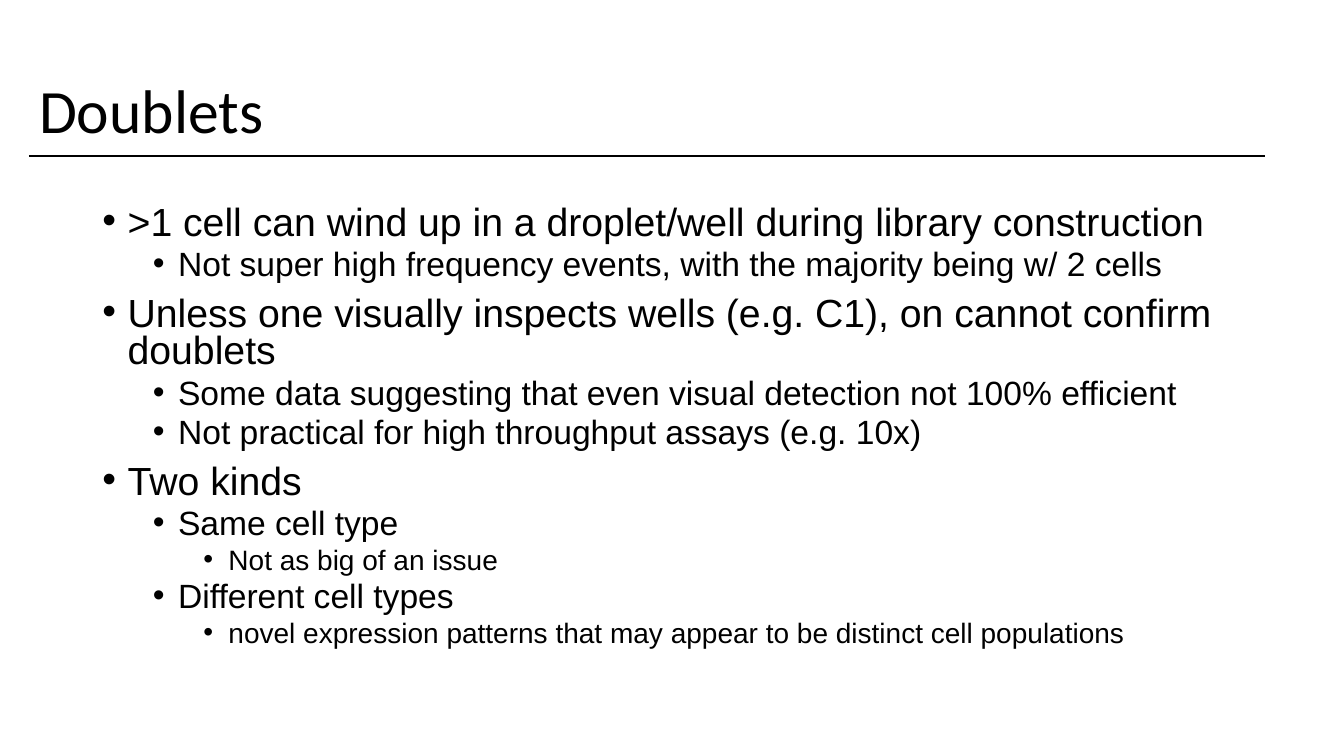
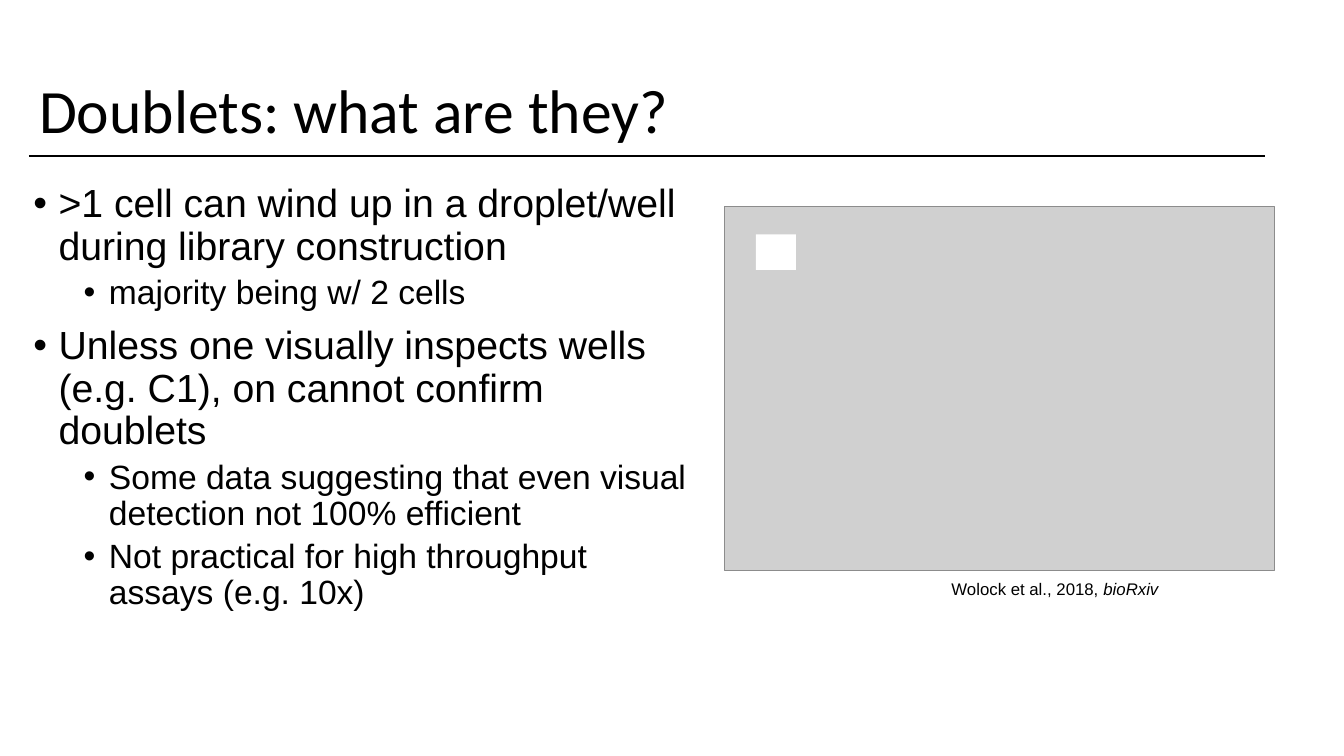
Before and after one commit to yasinkaymaz/singleCellRNAseq_workshop, a slide deck: slide 14 of IntroToscRNASeq_Background.pptx (slide 12 before the commit). Drawn at 1344x756 pixels with LibreOffice and Linux fonts; fonts in the diff are those of the drawing; grey boxes stand for pictures. Boxes give left, top, right and bottom in pixels: in the first picture for what was removed or moved away, otherwise in the second. Text is boxed around its words. In the diff, an @@ line names an element or a change of style, - is before the commit and + after.

```diff
--- a/IntroToscRNASeq_Background.pptx
+++ b/IntroToscRNASeq_Background.pptx
@@ title at [39,90,668,143]: text changed @@
-Doublets
+Doublets: what are they?
@@ text ">1 cell can wind up ...": place and size @@
-text ">1 cell can wind up ..." at [128,207,1211,648]
+text ">1 cell can wind up ..." at [59,188,686,611]
@@ text at [59,188,686,611]: line spacing 0.8 to 0.9 @@
@@ picture added at [725,207,1274,571] @@
@@ rectangle added at [756,235,797,270], fill #FFFFFF @@
@@ text at [109,279,465,311]: text changed @@
-  • Not super high frequency events, with the majority being w/ 2 cells
+  • majority being w/ 2 cells
@@ text at [128,466,1124,648]: paragraphs removed @@
-• Two kinds
-  • Same cell type
-    • Not as big of an issue
-  • Different cell types
-    • novel expression patterns that may appear to be distinct cell populations
@@ text added at [951,583,1158,597], 12 pt, text #000000 @@
+Wolock et al., 2018, bioRxiv
```
Also in this commit, not shown: 5 other slides changed, 8 slides added, 1 slide removed.
